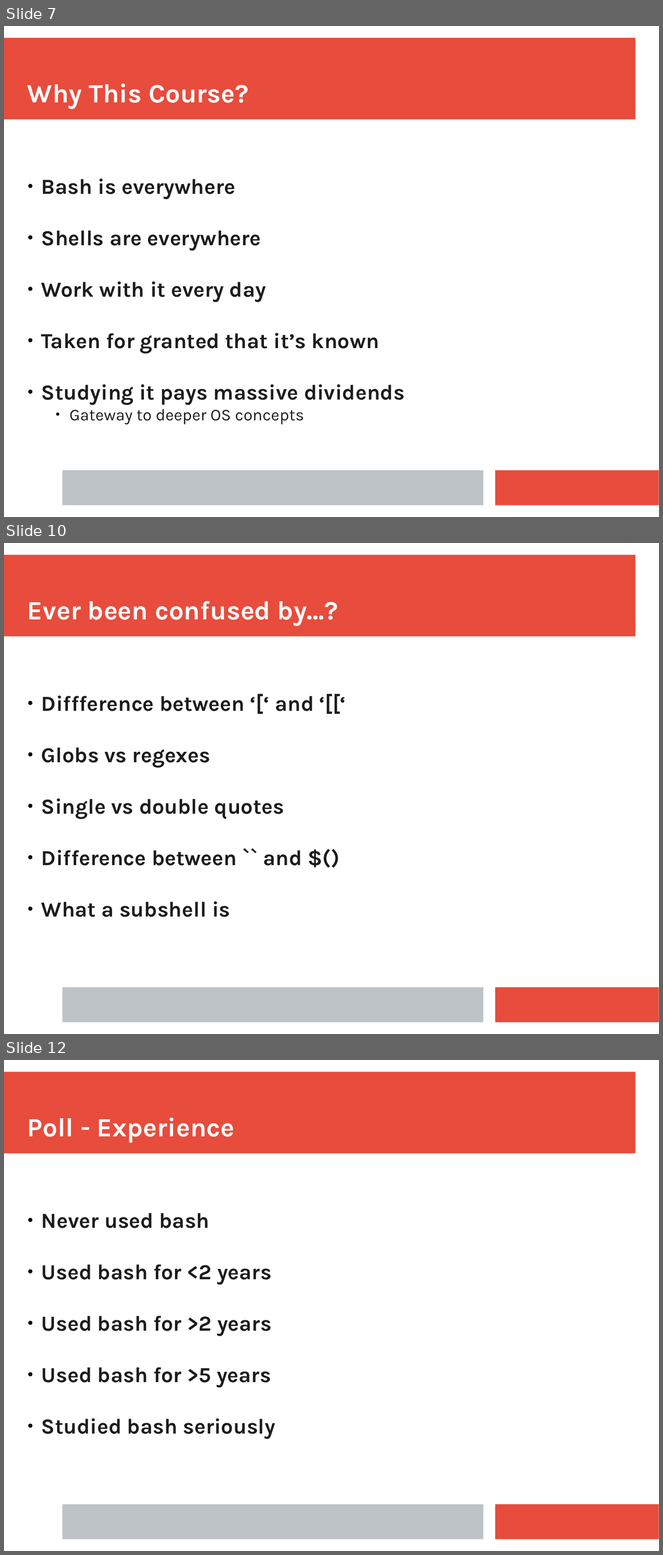
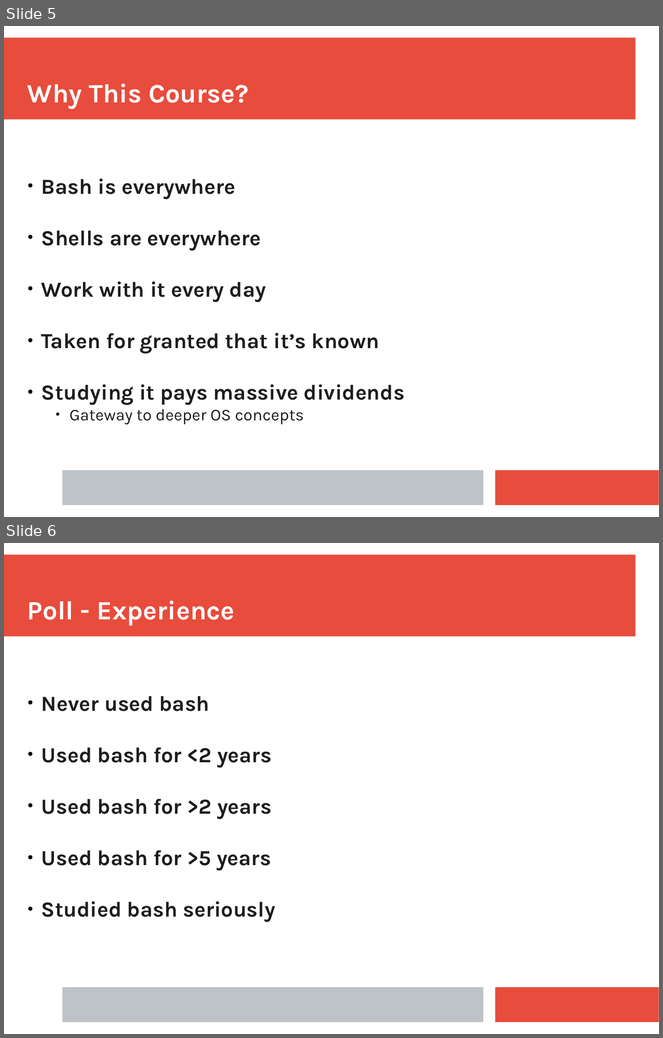
Before and after one commit to ianmiell/bash-next-steps, a slide deck: slides/bash_next_steps.pptx. Shown one above the other, each under a label of ours: slides 7, 10 and 12 before the commit, slides 5 and 6 after it; the slides between them are not shown. The pictures are 663x1555 and 663x1038 pixels, drawn with LibreOffice and Linux fonts; fonts in the diff are those of the drawing. Boxes give left, top, right and bottom in pixels: in the first picture for what was removed or moved away, otherwise in the second. Text is boxed around its words. In the diff, an @@ line names an element or a change of style, - is before the commit and + after.

```diff
--- a/slides/bash_next_steps.pptx
+++ b/slides/bash_next_steps.pptx
@@ slide 10 removed at bbox=[4, 543, 659, 1034], background #FFFFFF; not listed: 3 template elements that a slide beside it also shows @@
@@ text removed at bbox=[27, 601, 338, 626] @@
-Ever been confused by…?
@@ text removed at bbox=[41, 695, 314, 917] @@
-● Diffference between ‘[‘ and ‘[[‘
-● Globs vs regexes
-● Single vs double quotes
-● Difference between `` and $()
-● What a subshell is
@@ what was slide 7 is now slide 5 @@
@@ what was slide 12 is now slide 6 @@
```
Also in this commit, not shown: 2 slides changed, 5 other slides removed, 1 other file.
